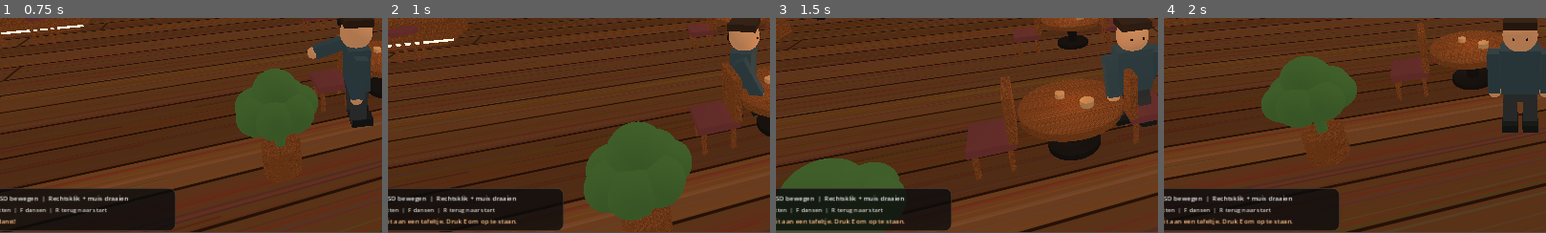
Above: before the commit, frames 1-4 (left to right).
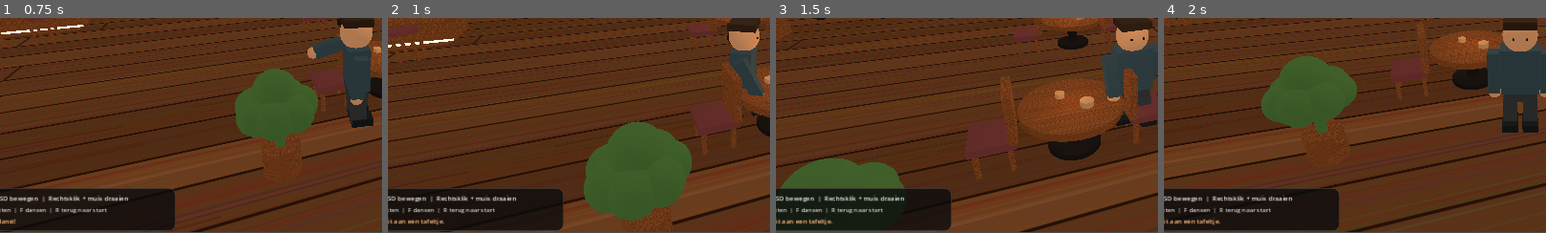
Above: after the commit, the same moments.

Repository: michiel66/TS-Heerlen-3D-Cafe
Game: Godot game, scene res://scenes/main.tscn
Two runs of this game, one before a commit and one after it. Both use one fixed random seed, a clock stepped at 60 frames per second and the inputs below.
Inputs (mouse positions are % of the whole screen's width and height, from its top left):
- Up to frame 1 (0.75 s): tap Enter at 0.5 s; move the mouse to (72, 45) at 0.52 s; hold D (move_right) from 0.53 s (still down); hold F (emote) from 0.53 s (still down); click (72, 45) at 0.67 s
- Up to frame 2 (1 s): keep holding D (move_right); keep holding F (emote); tap E (interact) at 0.8 s
- Up to frame 3 (1.5 s): move the mouse to (30, 55) at 1.27 s; release D (move_right) at 1.28 s; release F (emote) at 1.28 s; hold S (move_backward) from 1.28 s (still down); tap E (interact) at 1.35 s; click (30, 55) at 1.42 s
- Up to frame 4 (2 s): keep holding S (move_backward); tap V at 1.55 s
The pictures show only the part of the screen within x 3-53%, y 42-92%; the shares and areas given below are measured in that part.

Frame 1 is identical in both runs. In frame 2, 0.3% of the frame differs, in the area x 15-34%, y 93-97%; in frame 3, 0.3%; in frame 4, 0.3%.
Error in both runs: Invalid assignment of property or key 'handshake_timeout' with value of type 'float' on a base object of type 'WebSocketPeer'. (res://scripts/teamspeak_bridge.…

Commit message:
Update main.gd

Diff:
--- a/scripts/main.gd
+++ b/scripts/main.gd
@@ -1,11 +1,12 @@
+
 extends Node3D
-## TeamSpeak Heerlen 3D Café – Windows prototype v0.2.1 — herstel leeg scherm
-## 3D werkt lokaal. TeamSpeak wordt extern geopend met ts3server://.
+## TeamSpeak Heerlen 3D Café v0.4
 
 const WORLD_SCRIPT = preload("res://scripts/world.gd")
 const AVATAR_SCRIPT = preload("res://scripts/avatar.gd")
 const HUD_SCRIPT = preload("res://scripts/hud.gd")
 const BRIDGE_SCRIPT = preload("res://scripts/teamspeak_bridge.gd")
+const ONLINE_AVATARS_SCRIPT = preload("res://scripts/online_avatars.gd")
 
 var player
 var camera: Camera3D
@@ -17,46 +18,68 @@
 var profile := ConfigFile.new()
 var voice
 var current_channel := ""
+var online_avatars
+var cafe_world
 
 func _ready() -> void:
     var nick := "Bezoeker"
+
     if profile.load("user://cafe_profiel.cfg") == OK:
-        nick = str(profile.get_value("profile", "nickname", nick))
-    current_channel = str(profile.get_value("profile", "channel", ""))
+        nick = str(
+            profile.get_value("profile", "nickname", nick)
+        )
+
+    current_channel = str(
+        profile.get_value("profile", "channel", "")
+    )
+
     var cafe = WORLD_SCRIPT.new()
     cafe.name = "CafeWorld"
     add_child(cafe)
+    cafe_world = cafe
+
     player = AVATAR_SCRIPT.new()
     player.display_name = nick
     player.name = "LocalAvatar"
     add_child(player)
     player.global_position = Vector3(2.3, 0.15, 5.8)
+
+    online_avatars = ONLINE_AVATARS_SCRIPT.new()
+    online_avatars.name = "OnlineVisitors"
+    add_child(online_avatars)
+
     camera = Camera3D.new()
     camera.name = "MainCamera"
     camera.current = true
     camera.fov = 65.0
     add_child(camera)
     _update_camera(1.0)
+
     hud = HUD_SCRIPT.new()
     hud.name = "CafeHUD"
     hud.avatar = player
     hud.nickname = nick
     hud.current_channel = current_channel
     add_child(hud)
+
     voice = BRIDGE_SCRIPT.new()
     voice.name = "LocalTeamSpeakBridge"
     add_child(voice)
+
     voice.status_updated.connect(_voice_status)
     voice.roster_updated.connect(_voice_roster)
     voice.voice_active.connect(_voice_talking)
+
     hud.action_requested.connect(_ui_action)
     hud.nickname_changed.connect(_update_nickname)
     hud.channel_changed.connect(_update_channel)
-    # Verberg het fout-/startscherm pas nadat camera, wereld en HUD zijn aangemaakt.
+
     var boot: CanvasLayer = get_node_or_null("BootScreen") as CanvasLayer
+
     if boot != null:
         boot.visible = false
-    print("TS HEERLEN START OK: 3D wereld, camera, speler, HUD aanwezig")
+
+    print("TS HEERLEN START OK")
 
 func _process(delta: float) -> void:
     if is_instance_valid(player):
@@ -64,10 +87,24 @@
         _update_camera(delta)
 
 func _update_camera(delta: float) -> void:
-    var target: Vector3 = player.global_position + Vector3(0.0, 1.36, 0.0)
-    var horizontal := Vector3(sin(yaw), 0.0, cos(yaw)) * zoom
-    var desired := target + horizontal + Vector3(0.0, 1.48 + pitch * 3.5, 0.0)
-    camera.global_position = camera.global_position.lerp(desired, clampf(delta * 8.0, 0.0, 1.0))
+    var target: Vector3 = (
+        player.global_position + Vector3(0.0, 1.36, 0.0)
+    )
+
+    var horizontal := Vector3(
+        sin(yaw), 0.0, cos(yaw)
+    ) * zoom
+
+    var desired := (
+        target + horizontal
+        + Vector3(0.0, 1.48 + pitch * 3.5, 0.0)
+    )
+
+    camera.global_position = camera.global_position.lerp(
+        desired,
+        clampf(delta * 8.0, 0.0, 1.0)
+    )
+
     camera.look_at(target, Vector3.UP)
 
 func _unhandled_input(event: InputEvent) -> void:
@@ -78,23 +115,42 @@
             zoom = maxf(2.8, zoom - 0.4)
         elif event.pressed and event.button_index == MOUSE_BUTTON_WHEEL_DOWN:
             zoom = minf(9.0, zoom + 0.4)
+
     elif event is InputEventMouseMotion and mouse_turning:
         yaw -= event.relative.x * 0.005
-        pitch = clampf(pitch + event.relative.y * 0.004, -0.5, 0.55)
-    if event is InputEventKey and not event.echo and event.physical_keycode == KEY_V:
+        pitch = clampf(
+            pitch + event.relative.y * 0.004,
+            -0.5,
+            0.55
+        )
+
+    if event is InputEventKey \
+    and not event.echo \
+    and event.physical_keycode == KEY_V:
         voice.set_ptt(event.pressed)
         hud.set_ptt_state(voice.ptt)
-    if event.is_action_pressed("interact") and not event.is_echo():
+
+    if event.is_action_pressed("interact") \
+    and not event.is_echo():
         _interact()
-    elif event.is_action_pressed("emote") and not event.is_echo():
+
+    elif event.is_action_pressed("emote") \
+    and not event.is_echo():
         var active: bool = player.toggle_dance()
-        hud.set_status("Je danst!" if active else "Je bent gestopt met dansen.")
-    elif event.is_action_pressed("reset_position") and not event.is_echo():
+        hud.set_status(
+            "Je danst!" if active
+            else "Je bent gestopt met dansen."
+        )
+
+    elif event.is_action_pressed("reset_position") \
+    and not event.is_echo():
         player.seated = false
         player.dancing = false
         player.global_position = Vector3(2.3, 0.15, 5.8)
         hud.set_status("Terug bij de ingang.")
-    elif event.is_action_pressed("chat") and not event.is_echo():
+
+    elif event.is_action_pressed("chat") \
+    and not event.is_echo():
         hud.show_panel("chat")
 
 func _interact() -> void:
@@ -102,68 +158,119 @@
         player.stand_up()
         hud.set_status("Je bent opgestaan.")
         return
+
     var closest: Node3D
     var best := 1.65
+
     for node in get_tree().get_nodes_in_group("cafe_seats"):
         var seat: Node3D = node
-        var d: float = player.global_position.distance_to(seat.global_position)
+        var d: float = player.global_position.distance_to(
+            seat.global_position
+        )
+
         if d < best:
             best = d
             closest = seat
+
     if closest != null:
         player.sit_at(closest)
-        hud.set_status("Je zit aan een tafeltje. Druk E om op te staan.")
+        hud.set_status("Je zit aan een tafeltje.")
     else:
-        hud.set_status("Loop dichter naar een stoel en druk E.")
+        hud.set_status("Loop naar een stoel en druk E.")
 
 func _ui_action(action: String) -> void:
     match action:
         "teamspeak":
             if voice.connected:
                 voice.disconnect_teamspeak()
-                hud.set_status("TeamSpeak-verbinding wordt verbroken.")
+                hud.set_status("TeamSpeak wordt verbroken.")
             else:
-                voice.connect_teamspeak(hud.nickname, hud.current_channel)
+                voice.connect_teamspeak(
+                    hud.nickname,
+                    hud.current_channel
+                )
+
         "ptt":
             voice.set_ptt(not voice.ptt)
             hud.set_ptt_state(voice.ptt)
+
         "cafe":
-            _teleport(Vector3(2.3, 0.15, 5.8), "Welkom terug in het café.")
+            _teleport(
+                Vector3(2.3, 0.15, 5.8),
+                "Welkom terug in het café."
+            )
+
         "dance":
-            _teleport(Vector3(-0.8, 0.15, -6.7), "Je bent op de dansvloer. Druk F om te dansen.")
+            _teleport(
+                Vector3(-0.8, 0.15, -6.7),
+                "Je bent op de dansvloer."
+            )
+
         "radio":
-            _teleport(Vector3(9.5, 0.15, -6.9), "Radiohoek: 27MC, Zello en TeamSpeak.")
-
-func _teleport(pos: Vector3, text: String) -> void:
+            _teleport(
+                Vector3(9.5, 0.15, -6.9),
+                "Radiohoek: TeamSpeak Heerlen."
+            )
+
+func _teleport(pos: Vector3, message: String) -> void:
     if player.seated:
         player.stand_up()
+
     player.dancing = false
     player.velocity = Vector3.ZERO
     player.global_position = pos
-    hud.set_status(text)
+    hud.set_status(message)
 
 func _update_nickname(new_name: String) -> void:
     player.display_name = new_name
-    for node in player.get_children():
-        if node is Label3D:
-            (node as Label3D).text = new_name
-    profile.set_value("profile", "nickname", new_name)
+    player.update_display_name(new_name)
+
+    profile.set_value(
+        "profile", "nickname", new_name
+    )
     profile.save("user://cafe_profiel.cfg")
 
 func _voice_status(is_connected: bool, message: String) -> void:
     hud.set_ts_status(is_connected, message)
     hud.set_status(message)
+
     if not is_connected:
         hud.set_ptt_state(false)
-
-func _voice_roster(users: Array) -> void:
+        online_avatars.clear()
+        hud.set_live_roster([])
+
+    cafe_world.set_online_mode(is_connected)
+
+func _voice_roster(
+    users: Array,
+    own_client_id: String,
+    _own_channel: String
+) -> void:
     hud.set_live_roster(users)
+
+    online_avatars.update_roster(
+        users,
+        own_client_id,
+        hud.nickname
+    )
+
+    hud.set_avatar_count(
+        online_avatars.online_avatar_count()
+    )
 
 func _voice_talking(id: String) -> void:
     hud.set_live_talker(id)
+    online_avatars.mark_talking(id)
 
 func _update_channel(name_value: String) -> void:
     current_channel = name_value
-    profile.set_value("profile", "channel", current_channel)
+
+    profile.set_value(
+        "profile", "channel", current_channel
+    )
+
     profile.save("user://cafe_profiel.cfg")
-    hud.set_status("Kanaal opgeslagen. Verbreek en verbind opnieuw om te wisselen.")
+
+    hud.set_status(
+        "Kanaal opgeslagen. Verbind opnieuw om te wisselen."
+    )
